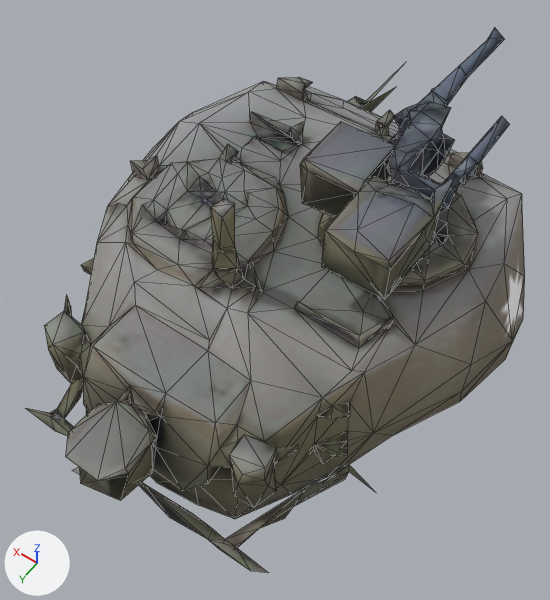
The OBJ model unity/Assets/_Game/Resources/Models/sherman_turret.obj: old version first, new version second.
Before and after are seen from a 50 mm camera at (-1.42, 2.58, 3.9) aimed at (0.17, 0.36, 0.41). Lighting does not change. The marker at lower left points along +X, +Y and +Z. The picture after the commit comes second. Mesh edges are drawn as thin lines. Where no turn or scale is listed for an object, it has been applied to the vertices. Vertices at exactly the same position are counted once.

The older version as bpy lines, for what is in view:
```python
me_sherman_turret = bpy.data.meshes.new('sherman_turret')
me_sherman_turret.from_pydata(...)  # 844 vertices, 1610 faces; spans x -1.06..1.48, y -2.04..1.84, z -0.04..1.48
me_sherman_turret.polygons.foreach_set('use_smooth', [True] * 1610)
me_sherman_turret.materials.append(mat_sherman_turret)  # picture img_sherman_png
ob_sherman_turret = bpy.data.objects.new('sherman_turret', me_sherman_turret)
ob_sherman_turret.location = (0.0, 0.0, 0.0)
```
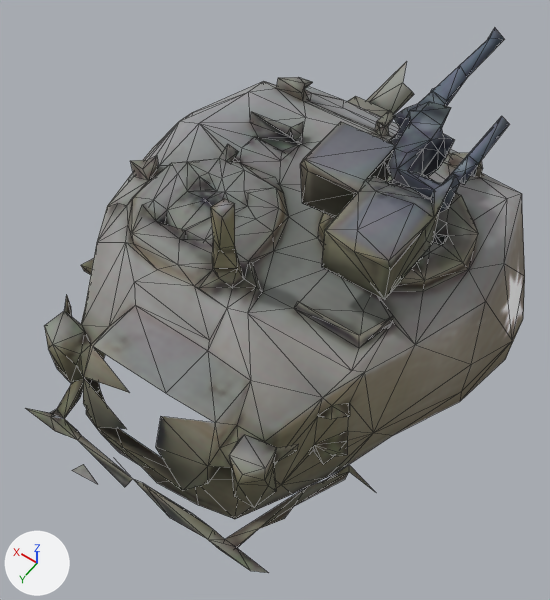
What changed in the scene script:
```text
Change me_sherman_turret:
    used by ob_sherman_turret; location = (0.0, 0.0, 0.0)
    remove me_sherman_turret.from_pydata(...)  # 844 vertices, 1610 faces; spans x -1.06..1.48, y -2.04..1.84, z -0.04..1.48
    add me_sherman_turret.from_pydata(...)  # 801 vertices, 1515 faces; spans x -1.06..1.48, y -2.04..1.73, z -0.04..1.48
    me_sherman_turret part 1
    10 vertices are added at x 0.44..0.59, y -1.95..-1.37, z 0.16..0.5
    31 new faces join them
    me_sherman_turret part 2
    53 vertices are removed from x 0.03..0.4, y 1.38..1.84, z 0.38..0.7
    126 faces are deleted
```

Boxes [x1, y1, x2, y2] around the edits, measured in the pictures (550 x 600 px):
part 1 of me_sherman_turret, added
    after: [356, 61, 414, 117]
part 2 of me_sherman_turret, deleted
    before: [66, 347, 215, 501]
